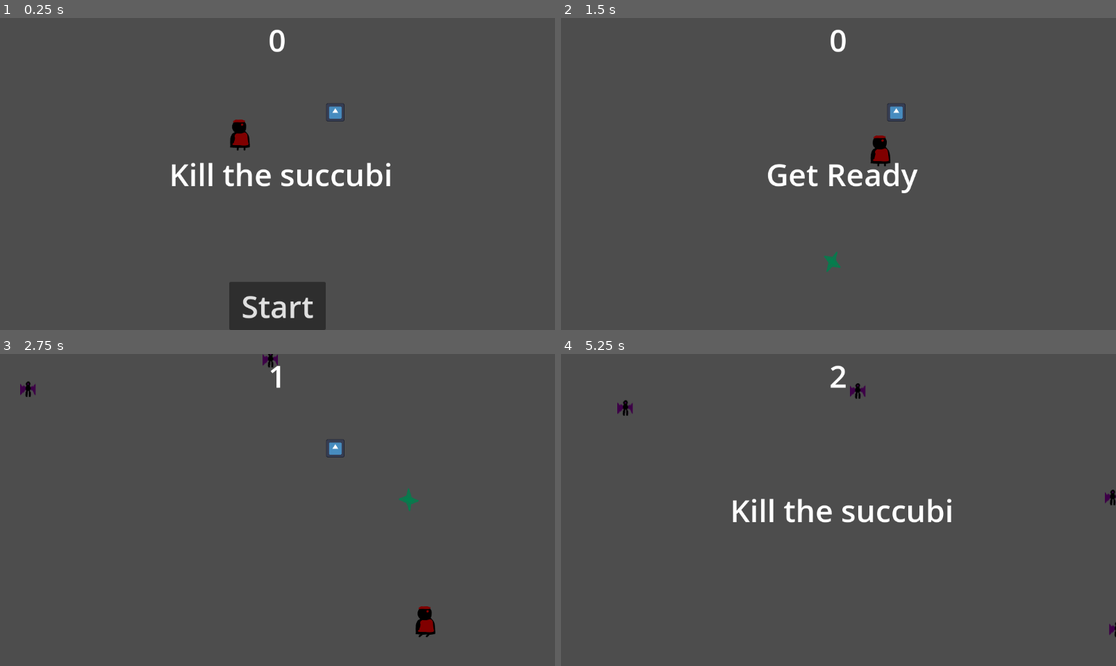
Above: before the commit, frames 1-4 (two rows, left to right).
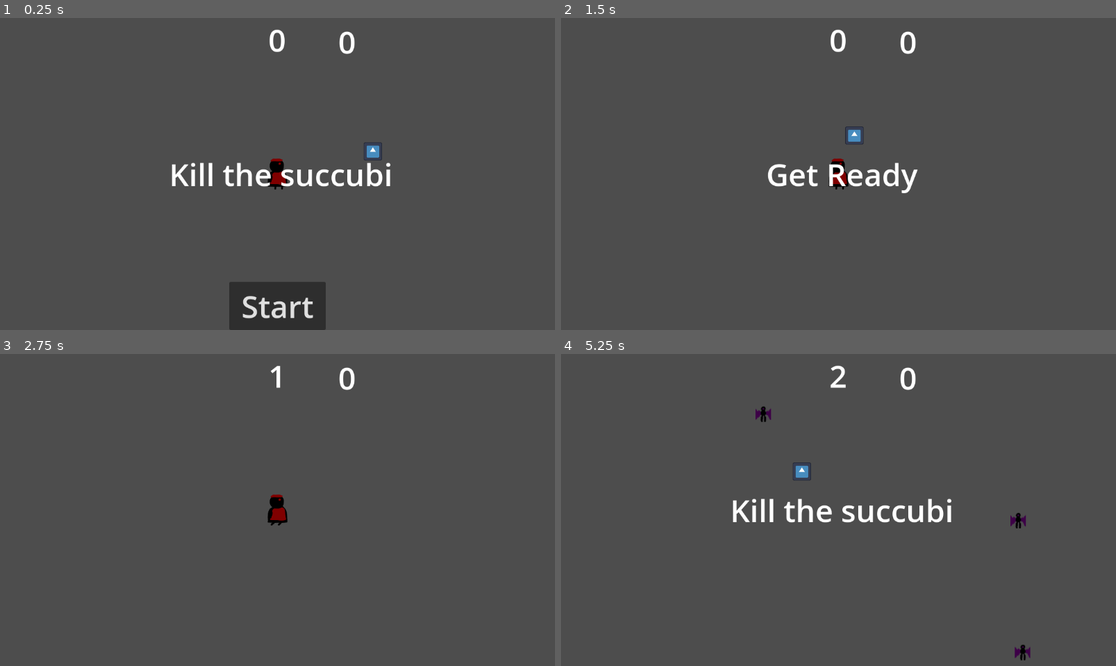
Above: after the commit, the same moments.

Repository: yinghaoawang/Succubus-Survivors
Game: Godot game, scene res://scenes/Main.tscn
Same seed, same stepped clock (60 frames per second), same inputs: the game is played once before the commit and once after it. The engine's default icon, where the game draws it, is replaced by a stand-in: a white triangle on a blue panel in a dark square.
Inputs:
- Up to frame 1 (0.25 s): no input
- Up to frame 2 (1.5 s): click "Start" at 0.5 s; hold D (move_right) from 1.28 s (still down)
- Up to frame 3 (2.75 s): release D (move_right) at 2.03 s; hold S (move_down) from 2.03 s (still down)
- Up to frame 4 (5.25 s): release S (move_down) at 2.78 s; hold D (move_right) 2.78-3.53 s; hold W (move_up) 3.53-4.28 s; hold A (move_left) from 4.28 s (still down)

The runs differ from the first frame. In frame 1, 0.9% of the frame differs, in the area x 41-69%, y 4-56%; in frame 2, 0.9%; in frame 3, 1.0%, in the area x 3-79%, y 0-91%; in frame 4, 0.8%.

Commit message:
add kill count

Diff:
--- a/scenes/HUD.tscn
+++ b/scenes/HUD.tscn
@@ -54,5 +54,20 @@
 
 [node name="MessageTimer" type="Timer" parent="."]
 
+[node name="KillLabel" type="Label" parent="."]
+anchors_preset = 5
+anchor_left = 0.5
+anchor_right = 0.5
+offset_left = 125.0
+offset_top = 4.0
+offset_right = 165.0
+offset_bottom = 95.0
+grow_horizontal = 2
+size_flags_horizontal = 4
+theme_override_font_sizes/font_size = 64
+text = "0"
+horizontal_alignment = 1
+vertical_alignment = 1
+
 [connection signal="pressed" from="StartButton" to="." method="_on_start_button_pressed"]
 [connection signal="timeout" from="MessageTimer" to="." method="_on_message_timer_timeout"]
--- a/scenes/Main.tscn
+++ b/scenes/Main.tscn
@@ -39,12 +39,14 @@
 
 [node name="HUD" parent="." instance=ExtResource("4_hc2h3")]
 
-[node name="PowerUp" parent="." instance=ExtResource("5_u6bmt")]
+[node name="PowerUp" parent="." node_paths=PackedStringArray("player") instance=ExtResource("5_u6bmt")]
 collision_mask = 1
+player = NodePath("../Player")
 
 [connection signal="hit" from="Player" to="." method="game_over"]
 [connection signal="timeout" from="ElapsedTimer" to="." method="_on_elapsed_timer_timeout"]
 [connection signal="timeout" from="StartTimer" to="." method="_on_start_timer_timeout"]
 [connection signal="timeout" from="MobTimer" to="." method="_on_mob_timer_timeout"]
 [connection signal="timeout" from="StarTimer" to="." method="_on_star_timer_timeout"]
+[connection signal="mob_killed" from="HUD" to="." method="_on_hud_mob_killed"]
 [connection signal="start_game" from="HUD" to="." method="new_game"]
--- a/scenes/Player.tscn
+++ b/scenes/Player.tscn
@@ -43,4 +43,6 @@
 position = Vector2(37, -2)
 scale = Vector2(1.02023, 1)
 
+[node name="Camera2D" type="Camera2D" parent="."]
+
 [connection signal="body_entered" from="." to="." method="_on_body_entered"]
--- a/scenes/PowerUp.tscn
+++ b/scenes/PowerUp.tscn
@@ -1,7 +1,8 @@
-[gd_scene load_steps=4 format=3 uid="uid://b3utnax8s52a"]
+[gd_scene load_steps=5 format=3 uid="uid://b3utnax8s52a"]
 
 [ext_resource type="Texture2D" uid="uid://ctk8nofmdrg0i" path="res://sprites/icon.svg" id="1_26ykr"]
 [ext_resource type="Script" path="res://scripts/power_up.gd" id="1_byix1"]
+[ext_resource type="PackedScene" uid="uid://cre5lsgsk2cqe" path="res://scenes/projectiles/OrbitProjectile.tscn" id="2_7byvr"]
 
 [sub_resource type="RectangleShape2D" id="RectangleShape2D_wi4po"]
 size = Vector2(38, 38)
@@ -10,6 +11,7 @@
 position = Vector2(-163, -14)
 collision_mask = 0
 script = ExtResource("1_byix1")
+OrbitProjectile = ExtResource("2_7byvr")
 metadata/_edit_group_ = true
 
 [node name="Sprite2D" type="Sprite2D" parent="."]
--- a/scripts/hud.gd
+++ b/scripts/hud.gd
@@ -2,7 +2,7 @@
 
 # Notifies `Main` node that the button has been pressed
 signal start_game
-
+signal mob_killed
 
 # Called when the node enters the scene tree for the first time.
 func _ready():
@@ -13,10 +13,12 @@
 func _process(delta):
 	pass
 
+
 func show_message(text):
 	$Message.text = text
 	$Message.show()
 	$MessageTimer.start()
+
 
 func show_game_over():
 	show_message("Game Over")
@@ -29,12 +31,19 @@
 	await get_tree().create_timer(1.0).timeout
 	$StartButton.show()
 
+
 func update_score(score):
 	$ScoreLabel.text = str(score)
+
 
 func _on_start_button_pressed():
 	$StartButton.hide()
 	start_game.emit()
 
+
 func _on_message_timer_timeout():
 	$Message.hide()
+
+
+func update_kill_counter(kill_counter):
+	$KillLabel.text = str(kill_counter)
--- /dev/null
+++ b/scripts/kill_count.gd
@@ -0,0 +1,8 @@
+extends Area2D
+
+signal mob_killed
+
+func _on_Area2D_body_entered(body):
+	if "player" in body.name:
+		emit_signal("mob_killed")
+		queue_free()
--- a/scripts/main.gd
+++ b/scripts/main.gd
@@ -2,10 +2,11 @@
 
 @export var mob_scene: PackedScene = preload("res://scenes/Mob.tscn")
 var time
+var kill_count
 
 # Called when the node enters the scene tree for the first time.
 func _ready():
-	pass
+	$Player.set_main(self)
 
 # Called every frame. 'delta' is the elapsed time since the previous frame.
 func _process(delta):
@@ -20,9 +21,11 @@
 	get_tree().call_group("mobs", "queue_free") # Clear mobs
 	get_tree().call_group("projectiles", "queue_free") # Clear projectiles
 	time = 0
+	kill_count = 0
 	$Player.start($StartPosition.position)
 	$HUD.update_score(time)
 	$HUD.show_message("Get Ready")
+	$HUD.update_kill_counter(kill_count)
 	$StartTimer.start()
 
 func _on_elapsed_timer_timeout():
@@ -37,6 +40,7 @@
 	# Create a new instance of the Mob scene.
 	var mob = mob_scene.instantiate()
 	mob.set_player($Player)
+	mob.mob_killed.connect(on_mob_killed)
 
 	# Choose a random location on Path2D.
 	var mob_spawn_location = get_node("MobPath/MobSpawnLocation")
@@ -51,3 +55,8 @@
 
 func _on_star_timer_timeout():
 	$Player.shoot()
+
+
+func on_mob_killed():
+	kill_count += 1
+	$HUD.update_kill_counter(kill_count)
--- a/scripts/mob.gd
+++ b/scripts/mob.gd
@@ -1,4 +1,6 @@
 extends RigidBody2D
+
+signal mob_killed
 
 var player
 const MOVE_SPEED = 100  # Adjust the mob's movement speed
--- a/scripts/player.gd
+++ b/scripts/player.gd
@@ -4,14 +4,16 @@
 @export var speed = 400 # How fast the player will move (pixels/sec).
 @export var TargetProjectile: PackedScene = preload("res://scenes/projectiles/TargetProjectile.tscn")
 @export var OrbitProjectile: PackedScene = preload("res://scenes/projectiles/OrbitProjectile.tscn")
-var world
-
+var main
 var screen_size # Size of the game window.
 
 # Called when the node enters the scene tree for the first time.
 func _ready():
 	screen_size = get_viewport_rect().size
-	world = get_tree().get_root()
+
+
+func set_main(_main):
+	main = _main
 
 # Called every frame. 'delta' is the elapsed time since the previous frame.
 func _process(delta):
@@ -50,9 +52,6 @@
 	position = pos
 	show()
 	$CollisionShape2D.disabled = false
-	var orbit_projectile = OrbitProjectile.instantiate()
-	orbit_projectile.set_target(self)
-	world.add_child(orbit_projectile)
 
 func shoot():
 	# TODO: Also remove the bullets that miss so game doesn't crash or slow down
@@ -77,4 +76,4 @@
 	var projectile = TargetProjectile.instantiate()
 	projectile.position = self.get_global_position()
 	projectile.set_direction((closest_mob.position - position).normalized())
-	world.add_child(projectile)
+	main.add_child(projectile)
--- a/scripts/power_up.gd
+++ b/scripts/power_up.gd
@@ -1,9 +1,12 @@
 extends Area2D
 
+@export var player : Area2D
+@export var OrbitProjectile: PackedScene
+var world
 
 # Called when the node enters the scene tree for the first time.
 func _ready():
-	pass # Replace with function body.
+	world = get_tree().get_root()
 
 
 # Called every frame. 'delta' is the elapsed time since the previous frame.
@@ -12,4 +15,9 @@
 
 
 func _on_area_entered(area):
-	self.queue_free()
+	if player == area:
+		queue_free()
+
+		var orbit_projectile = OrbitProjectile.instantiate()
+		orbit_projectile.set_target(player)
+		world.add_child(orbit_projectile)
--- a/scripts/projectiles/orbit_projectile.gd
+++ b/scripts/projectiles/orbit_projectile.gd
@@ -16,4 +16,5 @@
 
 func _on_body_entered(body):
 	if body.is_in_group("mobs"):
+		body.emit_signal("mob_killed")
 		body.queue_free()
--- a/scripts/projectiles/target_projectile.gd
+++ b/scripts/projectiles/target_projectile.gd
@@ -11,5 +11,7 @@
 
 func _on_body_entered(body):
 	if body.is_in_group("mobs"):
+		body.emit_signal("mob_killed")
+		queue_free()
 		body.queue_free()
 	queue_free()
